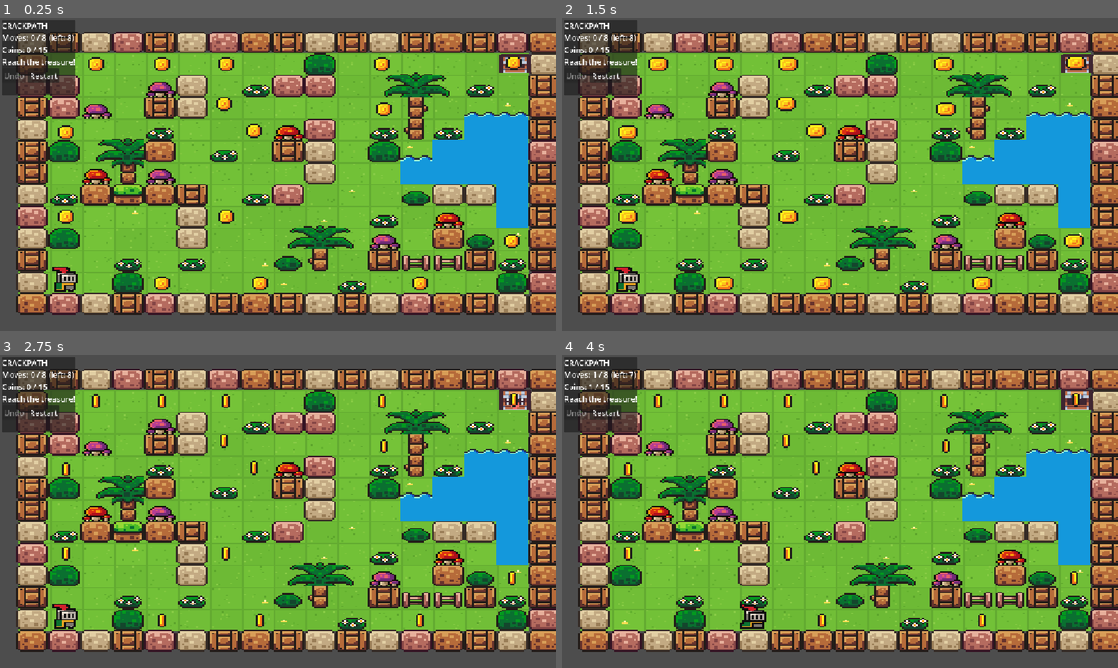
Above: before the commit, frames 1-4 (two rows, left to right).
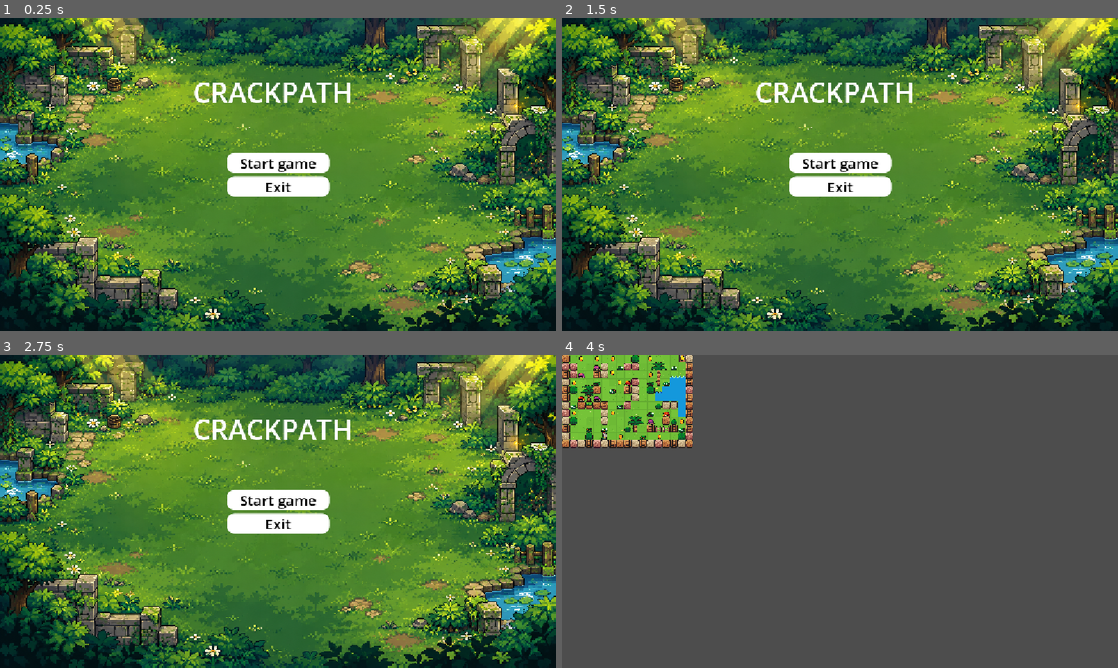
Above: after the commit, the same moments.

Repository: Anubhav2923/crackpath-godot
Game: Godot game, scene res://scenes/main_menu.tscn
Two runs of this game, one before a commit and one after it. Both use one fixed random seed, a clock stepped at 60 frames per second and the inputs below. Before the commit the project starts from res://scenes/main.tscn.
Inputs (mouse positions are in pixels of both pictures, inside the frame that each line leads up to):
- Up to frame 1 (0.25 s): no input
- Up to frame 2 (1.5 s): click (606, 74) at 0.5 s, where only the run before the commit has a clickable "Restart"; click (606, 74) at 1.25 s, where only the run before the commit has a clickable "Restart"
- Up to frame 3 (2.75 s): click (44, 411) at 2 s, where only the run before the commit has a clickable "Restart"
- Up to frame 4 (4 s): click (840, 498) at 2.75 s, where only the run after the commit has a clickable "Start game"; tap Enter at 3.5 s; move the mouse to (962, 495) at 3.52 s; hold Right from 3.53 s (still down); click (962, 495) at 3.67 s

The runs differ from the first frame. In frame 1, 97% of the frame differs, in the area x 0-100%, y 0-100%; in frame 2, 97%; in frame 3, 97%; in frame 4, 88%.

Commit message:
feat: Added mainMenu to start and exit teh game

Diff:
--- a/project.godot
+++ b/project.godot
@@ -11,7 +11,7 @@
 [application]
 
 config/name="CRACKPATH"
-run/main_scene="uid://cmbantmyn5oaa"
+run/main_scene="uid://puiiundh2pea"
 config/features=PackedStringArray("4.7", "Mobile")
 config/icon="res://icon.svg"
 
--- a/scenes/Level_End.tscn
+++ b/scenes/Level_End.tscn
@@ -1,5 +1,6 @@
 [gd_scene format=3 uid="uid://bn6f0qgxeajf3"]
 
+[ext_resource type="Script" uid="uid://bayd223obxtg1" path="res://scripts/change_level.gd" id="1_bvwgk"]
 [ext_resource type="Texture2D" uid="uid://bw5rvpborj2v3" path="res://assets/sprites/tilemap.png" id="1_jc3kr"]
 
 [sub_resource type="AtlasTexture" id="AtlasTexture_bvwgk"]
@@ -42,13 +43,16 @@
 size = Vector2(13.25, 10.5)
 
 [node name="Area2D" type="Area2D" unique_id=442045102]
+script = ExtResource("1_bvwgk")
 
 [node name="AnimatedSprite2D" type="AnimatedSprite2D" parent="." unique_id=1766310908]
 sprite_frames = SubResource("SpriteFrames_ph3tt")
 animation = &"treasuer_idle"
 autoplay = "treasuer_idle"
-frame_progress = 0.47276685
+frame_progress = 0.46587253
 
 [node name="CollisionShape2D" type="CollisionShape2D" parent="." unique_id=284282107]
 position = Vector2(-0.625, 0.25)
 shape = SubResource("RectangleShape2D_ph3tt")
+
+[connection signal="body_entered" from="." to="." method="_on_body_entered"]
--- a/scenes/level_1.tscn
+++ b/scenes/level_1.tscn
@@ -5,6 +5,7 @@
 [ext_resource type="PackedScene" uid="uid://bn6f0qgxeajf3" path="res://scenes/Level_End.tscn" id="3_rus8k"]
 [ext_resource type="PackedScene" uid="uid://cij1ywg5tlmko" path="res://scenes/coin.tscn" id="4_5xbjy"]
 [ext_resource type="Script" uid="uid://c8rfcgquq10sl" path="res://scripts/level_controller.gd" id="5_lvlctl"]
+[ext_resource type="PackedScene" uid="uid://cypwv1k737gl" path="res://scenes/player.tscn" id="6_fcfvj"]
 
 [sub_resource type="TileSetAtlasSource" id="TileSetAtlasSource_bswci"]
 texture = ExtResource("2_0lo2a")
@@ -247,3 +248,15 @@
 
 [node name="Area2D14" parent="." unique_id=1361363273 instance=ExtResource("4_5xbjy")]
 position = Vector2(73, 8)
+
+[node name="player" parent="." unique_id=505009200 instance=ExtResource("6_fcfvj")]
+position = Vector2(24, 175)
+
+[node name="HUDLayer" type="CanvasLayer" parent="." unique_id=485098530]
+
+[node name="HUDRoot" type="Control" parent="HUDLayer" unique_id=719190139]
+layout_mode = 3
+anchors_preset = 0
+offset_top = -63.0
+offset_right = 40.0
+offset_bottom = -23.0
--- a/scenes/main.tscn
+++ b/scenes/main.tscn
@@ -1,14 +1,10 @@
 [gd_scene format=3 uid="uid://cmbantmyn5oaa"]
 
-[ext_resource type="PackedScene" uid="uid://cypwv1k737gl" path="res://scenes/player.tscn" id="1_o5qli"]
 [ext_resource type="PackedScene" uid="uid://snay0wf2nt42" path="res://scenes/level_1.tscn" id="2_0wfyh"]
 [ext_resource type="Script" uid="uid://dovyppt52jgb" path="res://scripts/hud.gd" id="3_hudgd"]
 
 [node name="Node2D" type="Node2D" unique_id=646902309]
 position = Vector2(42, 37)
-
-[node name="player" parent="." unique_id=505009200 instance=ExtResource("1_o5qli")]
-position = Vector2(400, 246)
 
 [node name="Level_1" parent="." unique_id=1428729368 instance=ExtResource("2_0wfyh")]
 position = Vector2(376, 71)
@@ -19,5 +15,5 @@
 position_smoothing_enabled = true
 rotation_smoothing_enabled = true
 
-[node name="HUD" type="CanvasLayer" parent="."]
+[node name="HUD" type="CanvasLayer" parent="." unique_id=485748457]
 script = ExtResource("3_hudgd")
--- /dev/null
+++ b/scenes/main_menu.tscn
@@ -0,0 +1,102 @@
+[gd_scene format=3 uid="uid://puiiundh2pea"]
+
+[ext_resource type="Script" uid="uid://cqpmbmg3et6fy" path="res://scripts/main_menu.gd" id="1_ekxnf"]
+[ext_resource type="Texture2D" uid="uid://cc35j0q7njuym" path="res://assets/textures/bg_mainMenu.png" id="1_l6cm7"]
+
+[sub_resource type="StyleBoxTexture" id="StyleBoxTexture_ph3tt"]
+texture = ExtResource("1_l6cm7")
+
+[sub_resource type="StyleBoxFlat" id="StyleBoxFlat_ph3tt"]
+bg_color = Color(1, 1, 1, 1)
+border_color = Color(0, 0, 0, 1)
+corner_radius_top_left = 16
+corner_radius_top_right = 16
+corner_radius_bottom_right = 16
+corner_radius_bottom_left = 16
+shadow_color = Color(0, 0, 0, 0.7882353)
+
+[sub_resource type="StyleBoxFlat" id="StyleBoxFlat_l6cm7"]
+bg_color = Color(0, 0, 0, 1)
+border_color = Color(0, 0, 0, 1)
+corner_radius_top_left = 16
+corner_radius_top_right = 16
+corner_radius_bottom_right = 16
+corner_radius_bottom_left = 16
+shadow_color = Color(0, 0, 0, 0.7882353)
+
+[node name="Control" type="Control" unique_id=671799113]
+layout_mode = 3
+anchors_preset = 15
+anchor_right = 1.0
+anchor_bottom = 1.0
+grow_horizontal = 2
+grow_vertical = 2
+script = ExtResource("1_ekxnf")
+
+[node name="Panel" type="Panel" parent="." unique_id=1704880120]
+layout_mode = 1
+anchors_preset = 15
+anchor_right = 1.0
+anchor_bottom = 1.0
+grow_horizontal = 2
+grow_vertical = 2
+theme_override_styles/panel = SubResource("StyleBoxTexture_ph3tt")
+
+[node name="VBoxContainer" type="VBoxContainer" parent="." unique_id=1869634155]
+layout_mode = 1
+anchors_preset = 8
+anchor_left = 0.5
+anchor_top = 0.5
+anchor_right = 0.5
+anchor_bottom = 0.5
+offset_left = -106.5
+offset_top = -44.0
+offset_right = 106.5
+offset_bottom = 44.0
+grow_horizontal = 2
+grow_vertical = 2
+theme_override_constants/separation = 7
+
+[node name="Button" type="Button" parent="VBoxContainer" unique_id=1605652265]
+layout_mode = 2
+size_flags_vertical = 3
+theme_override_colors/font_color = Color(0, 0, 0, 1)
+theme_override_font_sizes/font_size = 30
+theme_override_styles/normal = SubResource("StyleBoxFlat_ph3tt")
+theme_override_styles/pressed = SubResource("StyleBoxFlat_ph3tt")
+theme_override_styles/hover = SubResource("StyleBoxFlat_l6cm7")
+text = "Start game"
+
+[node name="Button2" type="Button" parent="VBoxContainer" unique_id=2076021722]
+layout_mode = 2
+size_flags_vertical = 3
+theme_override_colors/font_color = Color(0, 0, 0, 1)
+theme_override_font_sizes/font_size = 30
+theme_override_styles/normal = SubResource("StyleBoxFlat_ph3tt")
+theme_override_styles/pressed = SubResource("StyleBoxFlat_ph3tt")
+theme_override_styles/hover = SubResource("StyleBoxFlat_l6cm7")
+text = "Exit
+"
+
+[node name="Label" type="Label" parent="." unique_id=1069378109]
+layout_mode = 1
+anchors_preset = 8
+anchor_left = 0.5
+anchor_top = 0.5
+anchor_right = 0.5
+anchor_bottom = 0.5
+offset_left = -247.0
+offset_top = -209.0
+offset_right = 226.0
+offset_bottom = -50.0
+grow_horizontal = 2
+grow_vertical = 2
+theme_override_font_sizes/font_size = 57
+text = "CRACKPATH
+"
+horizontal_alignment = 1
+vertical_alignment = 1
+autowrap_mode = 2
+
+[connection signal="pressed" from="VBoxContainer/Button" to="." method="_on_start_pressed"]
+[connection signal="pressed" from="VBoxContainer/Button2" to="." method="_on_exit_2_pressed"]
--- /dev/null
+++ b/scripts/change_level.gd
@@ -0,0 +1,15 @@
+extends Area2D
+
+
+# Called when the node enters the scene tree for the first time.
+func _ready() -> void:
+	pass # Replace with function body.
+
+
+# Called every frame. 'delta' is the elapsed time since the previous frame.
+func _process(delta: float) -> void:
+	pass
+
+
+func _on_body_entered(body: Node2D) -> void:
+	pass
--- /dev/null
+++ b/scripts/main_menu.gd
@@ -0,0 +1,17 @@
+extends Control
+
+
+# Called when the node enters the scene tree for the first time.
+func _ready() -> void:
+	pass # Replace with function body.
+
+
+# Called every frame. 'delta' is the elapsed time since the previous frame.
+func _process(delta: float) -> void:
+	pass
+
+
+func _on_start_pressed() -> void:
+	get_tree().change_scene_to_file("res://scenes/level_1.tscn")
+func _on_exit_2_pressed() -> void:
+	get_tree().quit()
Binary file added: assets/textures/bg_mainMenu.png
Not shown, added: assets/textures/bg_mainMenu.png.import
Not shown, added: scripts/change_level.gd.uid
Not shown, added: scripts/main_menu.gd.uid
